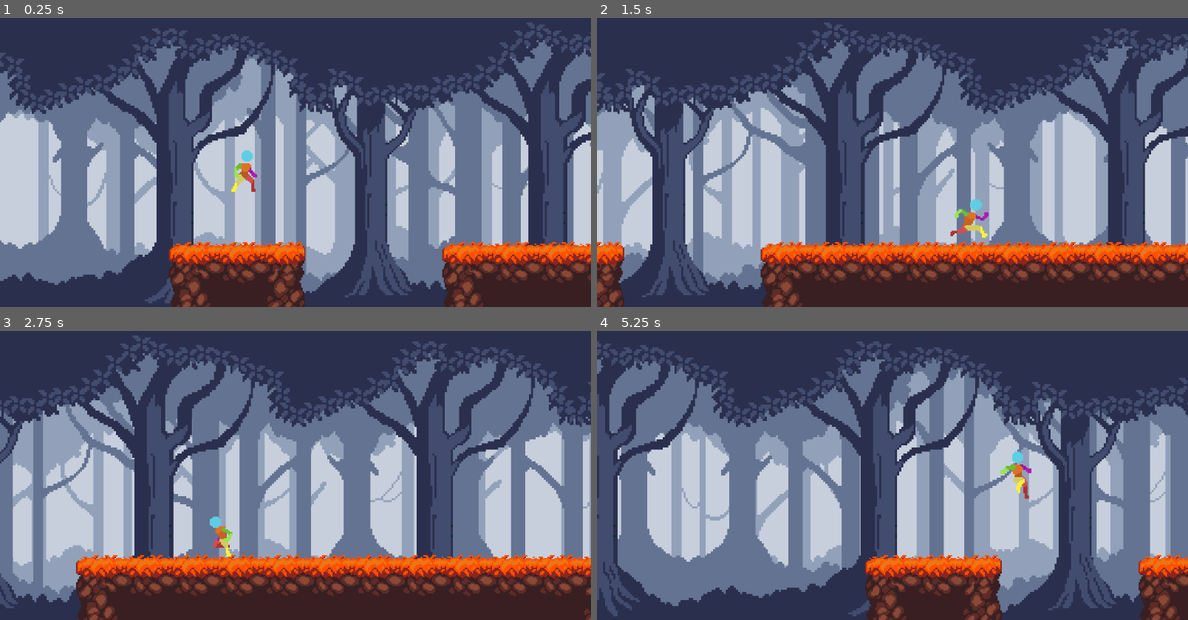
Above: before the commit, frames 1-4 (two rows, left to right).
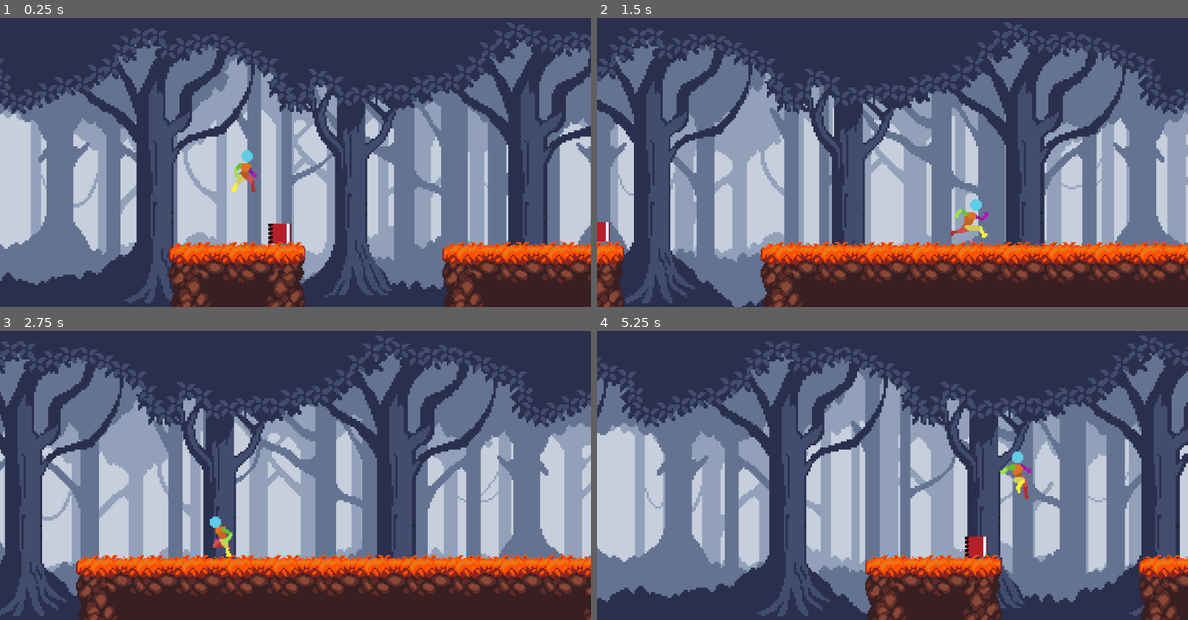
Above: after the commit, the same moments.

Repository: NoelKTheBest/sturdy-enigma
Game: Godot game, scene res://Main.tscn
The game is run twice, just before and just after one commit, with the same random seed, the same clock (stepped at 60 frames per second) and the same inputs. The engine's default icon, where the game draws it, is replaced by a stand-in: a white triangle on a blue panel in a dark square.
Inputs:
- Up to frame 1 (0.25 s): no input
- Up to frame 2 (1.5 s): tap Enter (ui_accept) at 0.5, 0.77 s; hold Right (ui_right) from 0.53 s (still down)
- Up to frame 3 (2.75 s): tap Enter (ui_accept) at 1.52 s; release Right (ui_right) at 2.03 s; hold Left (ui_left) from 2.03 s (still down)
- Up to frame 4 (5.25 s): release Left (ui_left) at 2.78 s; hold Right (ui_right) 2.78-4.28 s; tap Enter (ui_accept) at 3.02, 3.77, 4.52 s; hold Left (ui_left) 4.28-5.03 s; hold Right (ui_right) from 5.03 s (still down)

The runs differ from the first frame. In frame 1, 47% of the frame differs, in the area x 0-100%, y 1-99%; in frame 2, 51%; in frame 3, 50%; in frame 4, 59%, in the area x 0-100%, y 1-100%.

Commit message:
ADDED items
added items and slowed down the parallaxing effect

Diff:
--- a/the-great-cd-caper/Main.tscn
+++ b/the-great-cd-caper/Main.tscn
@@ -1,10 +1,12 @@
-[gd_scene load_steps=8 format=3 uid="uid://bsfiw8g74wfgx"]
+[gd_scene load_steps=10 format=3 uid="uid://bsfiw8g74wfgx"]
 
 [ext_resource type="Script" path="res://main.gd" id="1_3j3o2"]
 [ext_resource type="PackedScene" uid="uid://bhdy6dpfgsy63" path="res://Player.tscn" id="1_ty6mf"]
 [ext_resource type="Texture2D" uid="uid://by8wf6nianb8m" path="res://icon.svg" id="2_a0uor"]
 [ext_resource type="PackedScene" uid="uid://cvu3ianyy3ofn" path="res://tileset_1_test.tscn" id="3_65cjb"]
 [ext_resource type="PackedScene" uid="uid://bub6tnkkml320" path="res://parallax_background.tscn" id="4_o1wur"]
+[ext_resource type="PackedScene" uid="uid://dljeyxphnertq" path="res://item.tscn" id="6_x3uk4"]
+[ext_resource type="Texture2D" uid="uid://8av8hoav0u45" path="res://clues/notebook.png" id="7_a7wxl"]
 
 [sub_resource type="RectangleShape2D" id="RectangleShape2D_07wf6"]
 
@@ -46,7 +48,7 @@
 position = Vector2(451, 490)
 
 [node name="TileMapLayer2" parent="." instance=ExtResource("3_65cjb")]
-position = Vector2(3352, 503)
+position = Vector2(3336, 488)
 
 [node name="Area2D" type="Area2D" parent="."]
 position = Vector2(-36, 23)
@@ -55,4 +57,15 @@
 position = Vector2(3224, 816)
 shape = SubResource("RectangleShape2D_6q7qy")
 
+[node name="Item" parent="." instance=ExtResource("6_x3uk4")]
+position = Vector2(177, 483)
+metadata/_edit_group_ = true
+
+[node name="Sprite2D" parent="Item" index="0"]
+z_index = -1
+texture = ExtResource("7_a7wxl")
+
 [connection signal="body_entered" from="Area2D" to="CharacterBody2D" method="_on_area_2d_body_entered"]
+[connection signal="player_can_interact" from="Item" to="." method="_on_item_player_can_interact"]
+
+[editable path="Item"]
--- a/the-great-cd-caper/Player.tscn
+++ b/the-great-cd-caper/Player.tscn
@@ -217,7 +217,7 @@
 "run": SubResource("Animation_3avtp")
 }
 
-[node name="CharacterBody2D" type="CharacterBody2D"]
+[node name="CharacterBody2D" type="CharacterBody2D" groups=["Player"]]
 script = ExtResource("1_yh4py")
 
 [node name="CollisionShape2D" type="CollisionShape2D" parent="."]
--- /dev/null
+++ b/the-great-cd-caper/item.gd
@@ -0,0 +1,12 @@
+extends Node2D
+
+signal player_can_interact
+
+# Called when the node enters the scene tree for the first time.
+func _ready() -> void:
+	$Sprite2D/AnimationPlayer.play("float")
+
+
+func _on_area_2d_body_entered(body: Node2D) -> void:
+	if body.is_in_group("Player"):
+		player_can_interact.emit()
--- /dev/null
+++ b/the-great-cd-caper/item.tscn
@@ -0,0 +1,63 @@
+[gd_scene load_steps=6 format=3 uid="uid://dljeyxphnertq"]
+
+[ext_resource type="Script" path="res://item.gd" id="1_c1puo"]
+
+[sub_resource type="CircleShape2D" id="CircleShape2D_m2q1u"]
+radius = 24.0208
+
+[sub_resource type="Animation" id="Animation_v0noe"]
+resource_name = "float"
+loop_mode = 1
+tracks/0/type = "value"
+tracks/0/imported = false
+tracks/0/enabled = true
+tracks/0/path = NodePath("Sprite2D:position")
+tracks/0/interp = 1
+tracks/0/loop_wrap = true
+tracks/0/keys = {
+"times": PackedFloat32Array(0.3, 0.866667),
+"transitions": PackedFloat32Array(0.5, 2),
+"update": 0,
+"values": [Vector2(0, 2.5), Vector2(0, -2.5)]
+}
+
+[sub_resource type="Animation" id="Animation_7eb27"]
+length = 0.001
+tracks/0/type = "value"
+tracks/0/imported = false
+tracks/0/enabled = true
+tracks/0/path = NodePath("Sprite2D:position")
+tracks/0/interp = 1
+tracks/0/loop_wrap = true
+tracks/0/keys = {
+"times": PackedFloat32Array(0),
+"transitions": PackedFloat32Array(1),
+"update": 0,
+"values": [Vector2(0, 0)]
+}
+
+[sub_resource type="AnimationLibrary" id="AnimationLibrary_0jh2d"]
+_data = {
+"RESET": SubResource("Animation_7eb27"),
+"float": SubResource("Animation_v0noe")
+}
+
+[node name="Item" type="Node2D"]
+position = Vector2(0, -2.5)
+script = ExtResource("1_c1puo")
+
+[node name="Sprite2D" type="Sprite2D" parent="."]
+
+[node name="Area2D" type="Area2D" parent="Sprite2D"]
+
+[node name="CollisionShape2D" type="CollisionShape2D" parent="Sprite2D/Area2D"]
+shape = SubResource("CircleShape2D_m2q1u")
+debug_color = Color(0.626439, 0.530707, 0.0641664, 0.42)
+
+[node name="AnimationPlayer" type="AnimationPlayer" parent="Sprite2D"]
+root_node = NodePath("../..")
+libraries = {
+"": SubResource("AnimationLibrary_0jh2d")
+}
+
+[connection signal="body_entered" from="Sprite2D/Area2D" to="." method="_on_area_2d_body_entered"]
--- a/the-great-cd-caper/main.gd
+++ b/the-great-cd-caper/main.gd
@@ -9,3 +9,8 @@
 # Called every frame. 'delta' is the elapsed time since the previous frame.
 func _process(delta: float) -> void:
 	$Camera2D.position.x = $CharacterBody2D.position.x
+
+
+func _on_item_player_can_interact() -> void:
+	#print_rich("[color=blue]Press E to interact")
+	print("Press E to interact")
--- a/the-great-cd-caper/parallax_background.tscn
+++ b/the-great-cd-caper/parallax_background.tscn
@@ -10,7 +10,7 @@
 follow_viewport_scale = 0.35
 
 [node name="ParallaxLayer3" type="ParallaxLayer" parent="."]
-motion_scale = Vector2(0.25, 0)
+motion_scale = Vector2(0.05, 0)
 motion_mirroring = Vector2(320, 0)
 
 [node name="3" type="Sprite2D" parent="ParallaxLayer3"]
@@ -18,7 +18,7 @@
 centered = false
 
 [node name="ParallaxLayer2" type="ParallaxLayer" parent="."]
-motion_scale = Vector2(0.5, 0)
+motion_scale = Vector2(0.15, 0)
 motion_mirroring = Vector2(320, 0)
 
 [node name="2" type="Sprite2D" parent="ParallaxLayer2"]
@@ -26,7 +26,7 @@
 centered = false
 
 [node name="ParallaxLayer" type="ParallaxLayer" parent="."]
-motion_scale = Vector2(0.75, 0)
+motion_scale = Vector2(0.25, 0)
 motion_mirroring = Vector2(320, 0)
 
 [node name="1" type="Sprite2D" parent="ParallaxLayer"]
--- a/the-great-cd-caper/project.godot
+++ b/the-great-cd-caper/project.godot
@@ -17,6 +17,7 @@
 
 [display]
 
+window/size/initial_position_type=2
 window/stretch/mode="viewport"
 
 [rendering]
Binary file added: the-great-cd-caper/AssetPack-V1/AssetPack-V1/Sprite Sheets/Character Idle 48x48 (updated).aseprite
